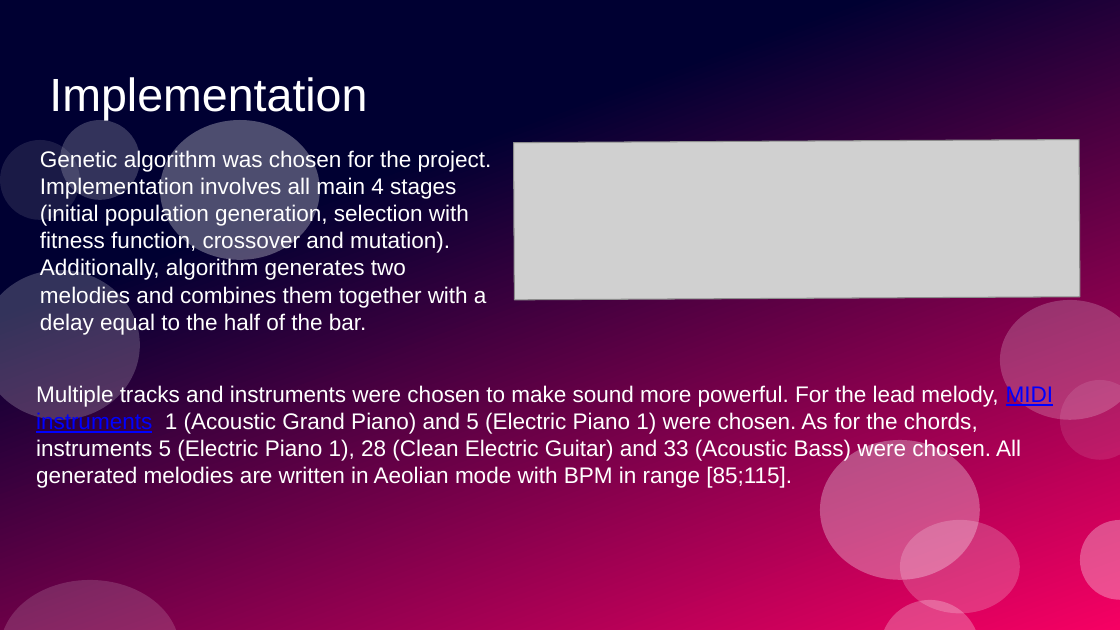
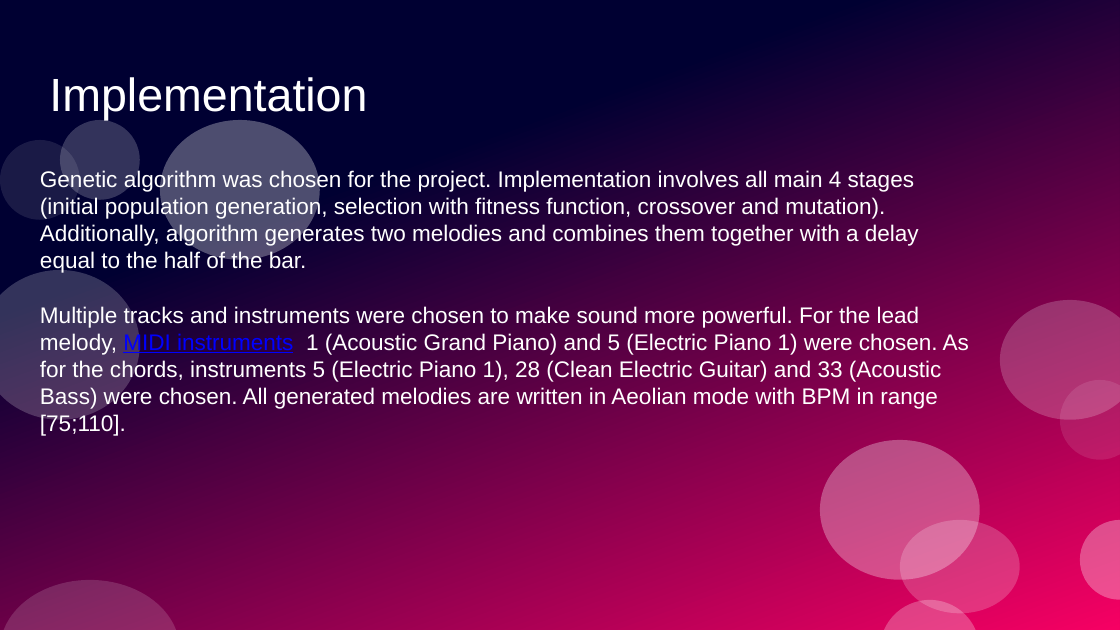
Before and after one commit to dinaraparanid/music_generator, a slide deck: slide 3 of IMG2.pptx. Drawn at 1120x630 pixels with LibreOffice and Linux fonts; fonts in the diff are those of the drawing; grey boxes stand for pictures. Boxes give left, top, right and bottom in pixels: in the first picture for what was removed or moved away, otherwise in the second. Text is boxed around its words. In the diff, an @@ line names an element or a change of style, - is before the commit and + after.

Commit message:
genetic algo done

```diff
--- a/IMG2.pptx
+++ b/IMG2.pptx
@@ picture removed at (x1=514, y1=140, x2=1081, y2=300) @@
@@ subtitle at (x1=40, y1=169, x2=969, y2=436): text changed @@
-Genetic algorithm was chosen for the project. Implementation involves all main 4 stages (initial population generation, selection with fitness function, crossover and mutation). Additionally, algorithm generates two melodies and combines them together with a delay equal to the half of the bar.
+Genetic algorithm was chosen for the project. Implementation involves all main 4 stages (initial population generation, selection with fitness function, crossover and mutation). Additionally, algorithm generates two melodies and combines them together with a delay equal to the half of the bar.
+Multiple tracks and instruments were chosen to make sound more powerful. For the lead melody, MIDI instruments 1 (Acoustic Grand Piano) and 5 (Electric Piano 1) were chosen. As for the chords, instruments 5 (Electric Piano 1), 28 (Clean Electric Guitar) and 33 (Acoustic Bass) were chosen. All generated melodies are written in Aeolian mode with BPM in range [75;110].
@@ text removed at (x1=36, y1=384, x2=1053, y2=488) @@
-Multiple tracks and instruments were chosen to make sound more powerful. For the lead melody, MIDI instruments 1 (Acoustic Grand Piano) and 5 (Electric Piano 1) were chosen. As for the chords, instruments 5 (Electric Piano 1), 28 (Clean Electric Guitar) and 33 (Acoustic Bass) were chosen. All generated melodies are written in Aeolian mode with BPM in range [85;115].
```
Also in this commit, not shown: 1 other slide changed, 3 other files.
